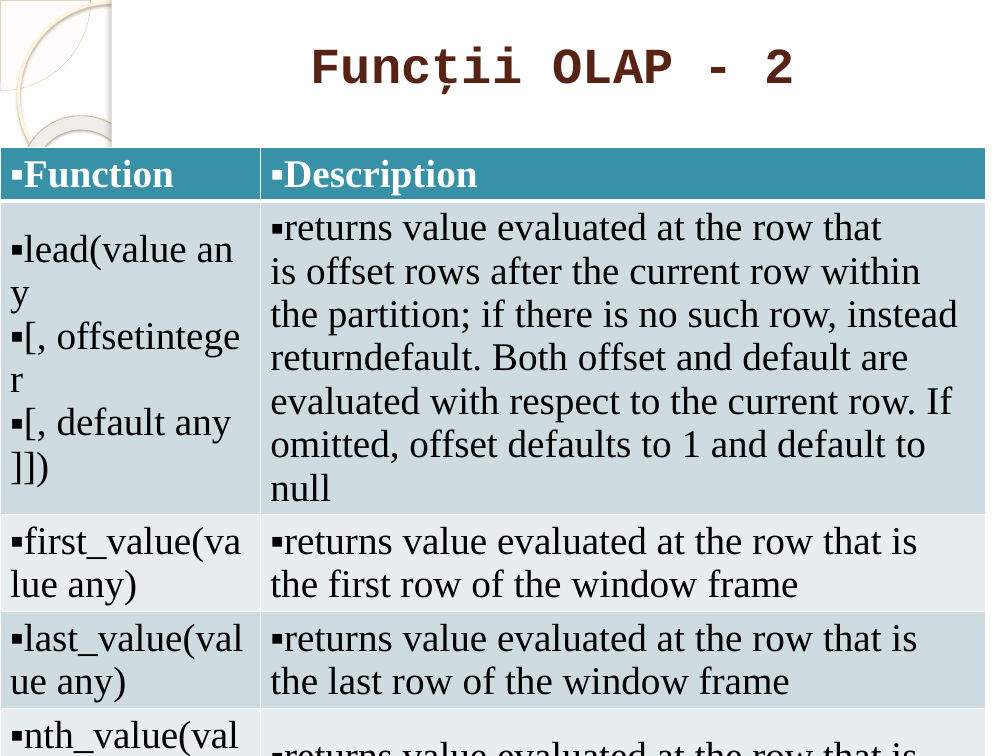
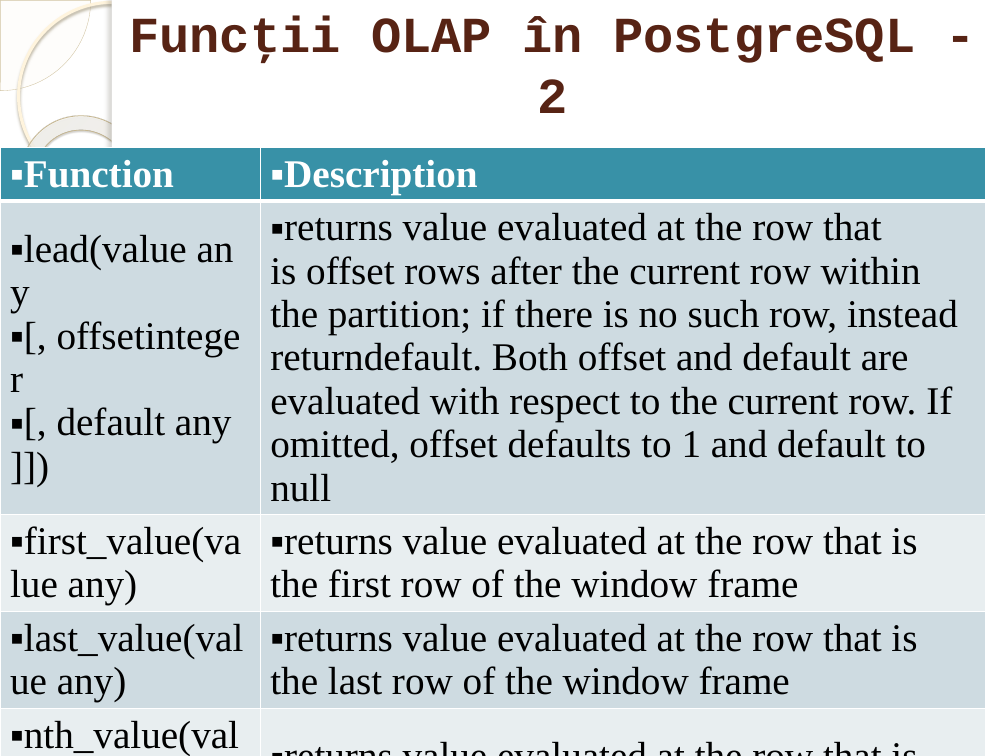
Before and after one commit to marinfotache/Baze-de-date-I, a slide deck: slide 29 of 14-18_SQL Interogari avansate/18_SQL9_SELECT_Fineturi.pptx (slide 27 before the commit). Drawn at 1008x756 pixels with LibreOffice and Linux fonts; fonts in the diff are those of the drawing; background and template pictures are left out. Boxes give left, top, right and bottom in pixels: in the first picture for what was removed or moved away, otherwise in the second. Text is boxed around its words. In the diff, an @@ line names an element or a change of style, - is before the commit and + after.

```diff
--- a/14-18_SQL Interogari avansate/18_SQL9_SELECT_Fineturi.pptx
+++ b/14-18_SQL Interogari avansate/18_SQL9_SELECT_Fineturi.pptx
@@ title at <box>129,16,915,113</box>: text changed @@
-Funcţii OLAP - 2
+Funcţii OLAP în PostgreSQL - 2
```
Also in this commit, not shown: 1 other slide changed, 2 slides added.
